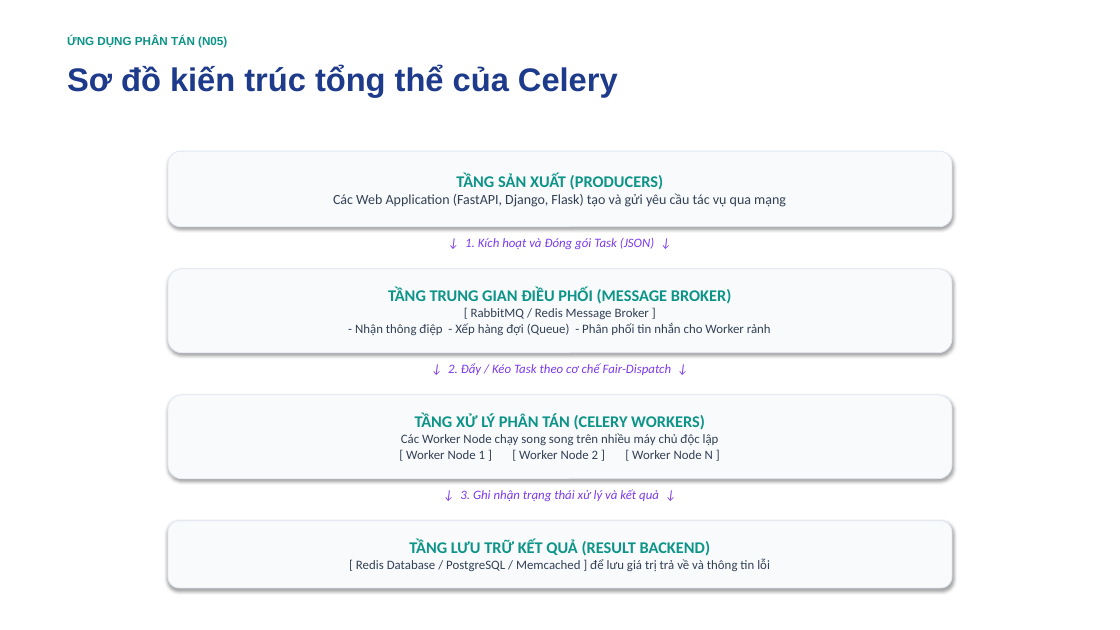
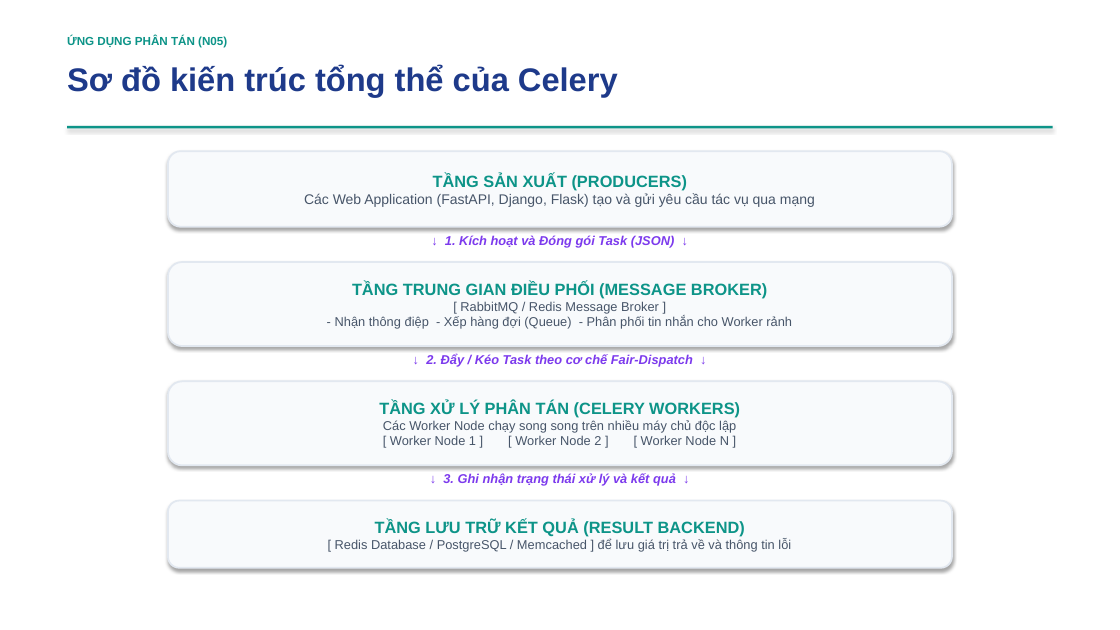
Before and after one commit to dunghvd79/celery-distributed-project, a slide deck: slide 3 of docs/project_presentation.pptx. Drawn at 1120x630 pixels with LibreOffice and Linux fonts; fonts in the diff are those of the drawing. Boxes give left, top, right and bottom in pixels: in the first picture for what was removed or moved away, otherwise in the second. Text is boxed around its words. In the diff, an @@ line names an element or a change of style, - is before the commit and + after.

Commit message:
style: cap nhat tone mau sang cho slide va loai bo mau den

```diff
--- a/docs/project_presentation.pptx
+++ b/docs/project_presentation.pptx
@@ rectangle added at bbox=[67, 126, 1053, 129], fill #0D9488 @@
@@ rounded rectangle "TẦNG SẢN XUẤT (PRODUCERS)" at bbox=[168, 151, 952, 227]: font Calibri to Arial; text colour #334155 to #475569 in "Các Web Application (FastAPI, Django, Flask) tạo ..."; outline #E2E8F0 0.75 pt to #E2E8F0 1.5 pt @@
@@ rounded rectangle "TẦNG TRUNG GIAN ĐIỀU PHỐI ...": place and size @@
-rounded rectangle "TẦNG TRUNG GIAN ĐIỀU PHỐI ..." at bbox=[168, 269, 952, 353]
+rounded rectangle "TẦNG TRUNG GIAN ĐIỀU PHỐI ..." at bbox=[168, 262, 952, 346]
@@ rounded rectangle "TẦNG TRUNG GIAN ĐIỀU PHỐI ..." at bbox=[168, 262, 952, 346]: font Calibri to Arial; text colour #334155 to #475569 in "[ RabbitMQ / Redis Message Broker ] ..."; outline #E2E8F0 0.75 pt to #E2E8F0 1.5 pt @@
@@ text "↓ 2. Đẩy / Kéo ...": place and size @@
-text "↓ 2. Đẩy / Kéo ..." at bbox=[448, 363, 672, 375]
+text "↓ 2. Đẩy / Kéo ..." at bbox=[426, 354, 693, 367]
@@ rounded rectangle "TẦNG XỬ LÝ PHÂN TÁN ...": place and size @@
-rounded rectangle "TẦNG XỬ LÝ PHÂN TÁN ..." at bbox=[168, 395, 952, 479]
+rounded rectangle "TẦNG XỬ LÝ PHÂN TÁN ..." at bbox=[168, 381, 952, 465]
@@ rounded rectangle "TẦNG XỬ LÝ PHÂN TÁN ..." at bbox=[168, 381, 952, 465]: font Calibri to Arial; text colour #334155 to #475569 in "Các Worker Node chạy song song trên ..."; outline #E2E8F0 0.75 pt to #E2E8F0 1.5 pt @@
@@ font Calibri to Arial, bold on in 3 elements at bbox=[445, 235, 675, 248], bbox=[426, 354, 693, 367], bbox=[443, 473, 676, 486] @@
@@ text "↓ 3. Ghi nhận trạng ...": place and size @@
-text "↓ 3. Ghi nhận trạng ..." at bbox=[460, 489, 659, 501]
+text "↓ 3. Ghi nhận trạng ..." at bbox=[443, 473, 676, 486]
@@ rounded rectangle "TẦNG LƯU TRỮ KẾT QUẢ ...": place and size @@
-rounded rectangle "TẦNG LƯU TRỮ KẾT QUẢ ..." at bbox=[168, 521, 952, 588]
+rounded rectangle "TẦNG LƯU TRỮ KẾT QUẢ ..." at bbox=[168, 501, 952, 568]
@@ rounded rectangle "TẦNG LƯU TRỮ KẾT QUẢ ..." at bbox=[168, 501, 952, 568]: font Calibri to Arial; text colour #334155 to #475569 in "[ Redis Database / PostgreSQL / Memcached ..."; outline #E2E8F0 0.75 pt to #E2E8F0 1.5 pt @@
```
Also in this commit, not shown: 9 other slides changed, 1 other file.
